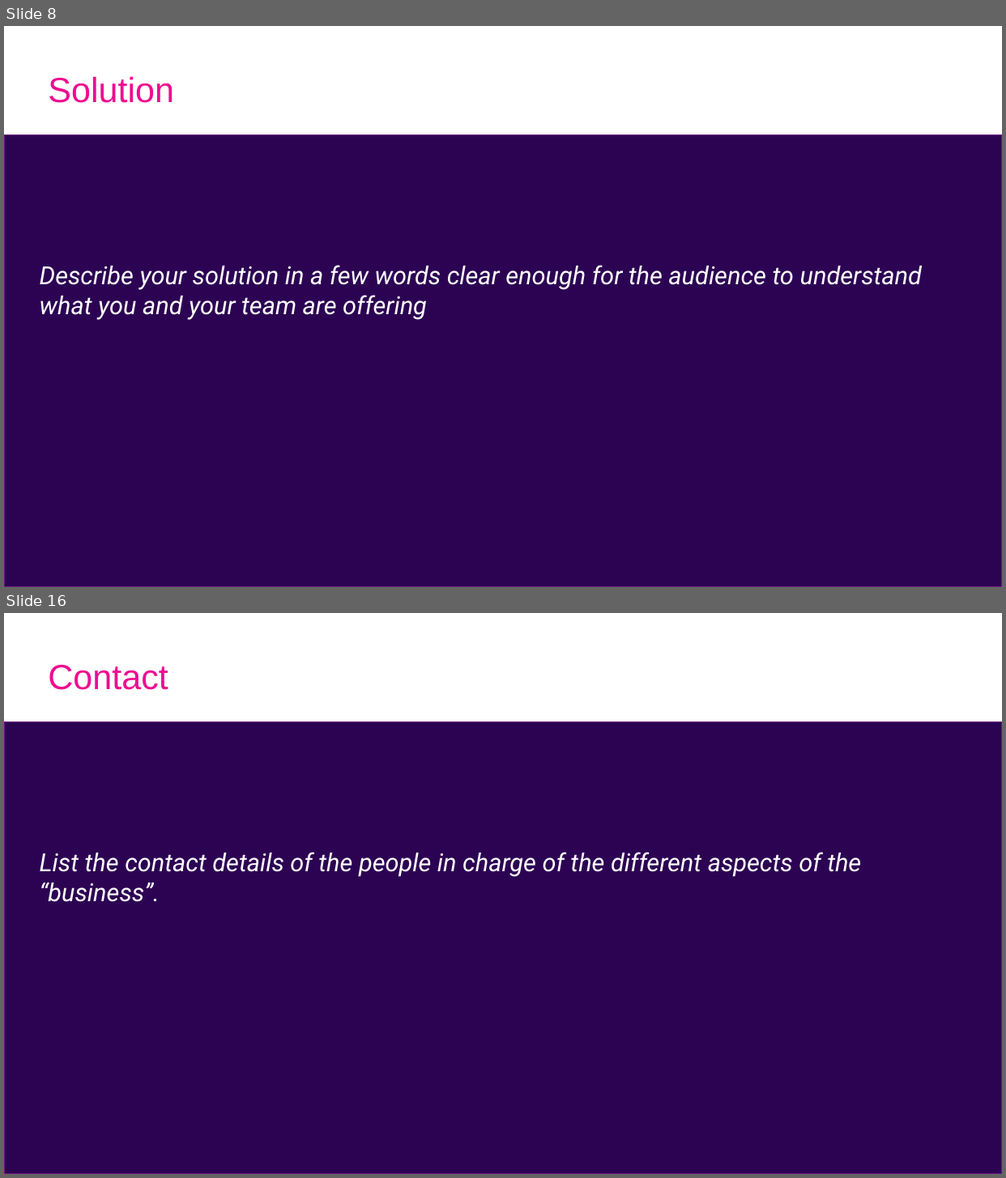
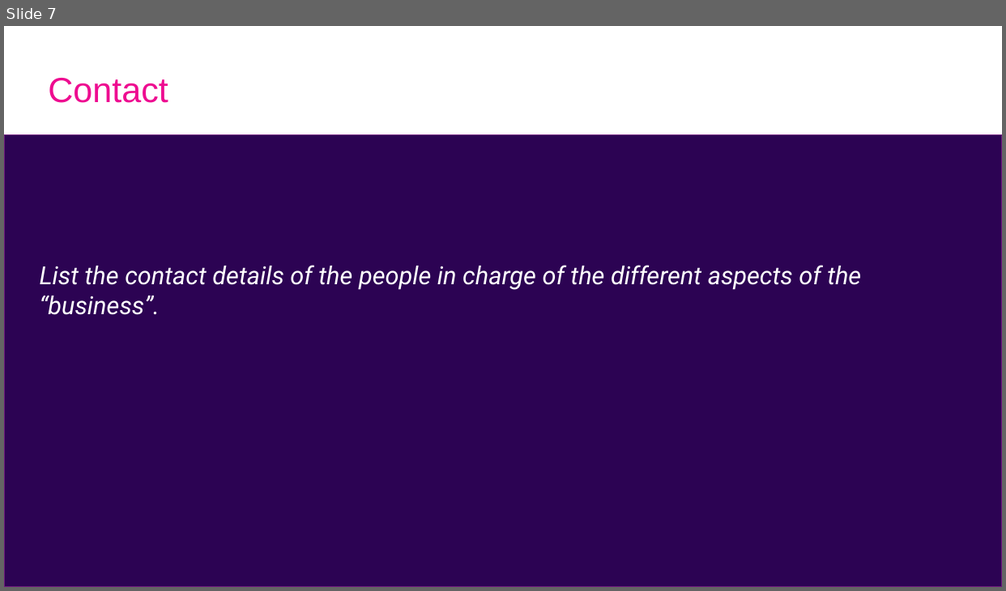
Before and after one commit to Eclipse-SDV-Hackathon-Chapter-Two/ASAP, a slide deck: SDV_Hackathon_Pitching_ASAP.pptx. Shown one above the other, each under a label of ours: slides 8 and 16 before the commit, slide 7 after it; the slides between them are not shown. The pictures are 1006x1178 and 1006x591 pixels, drawn with LibreOffice and Linux fonts; fonts in the diff are those of the drawing. Boxes give left, top, right and bottom in pixels: in the first picture for what was removed or moved away, otherwise in the second. Text is boxed around its words. In the diff, an @@ line names an element or a change of style, - is before the commit and + after.

```diff
--- a/SDV_Hackathon_Pitching_ASAP.pptx
+++ b/SDV_Hackathon_Pitching_ASAP.pptx
@@ slide 8 removed at (x1=4, y1=26, x2=1002, y2=587), background #FFFFFF @@
@@ title removed at (x1=48, y1=76, x2=174, y2=103) @@
-Solution
@@ rectangle removed at (x1=4, y1=135, x2=1002, y2=587) @@
@@ text removed at (x1=40, y1=265, x2=922, y2=320) @@
-Describe your solution in a few words clear enough for the audience to understand what you and your team are offering
@@ what was slide 16 is now slide 7 @@
```
Also in this commit, not shown: 4 slides changed, 3 slides added, 11 other slides removed.
